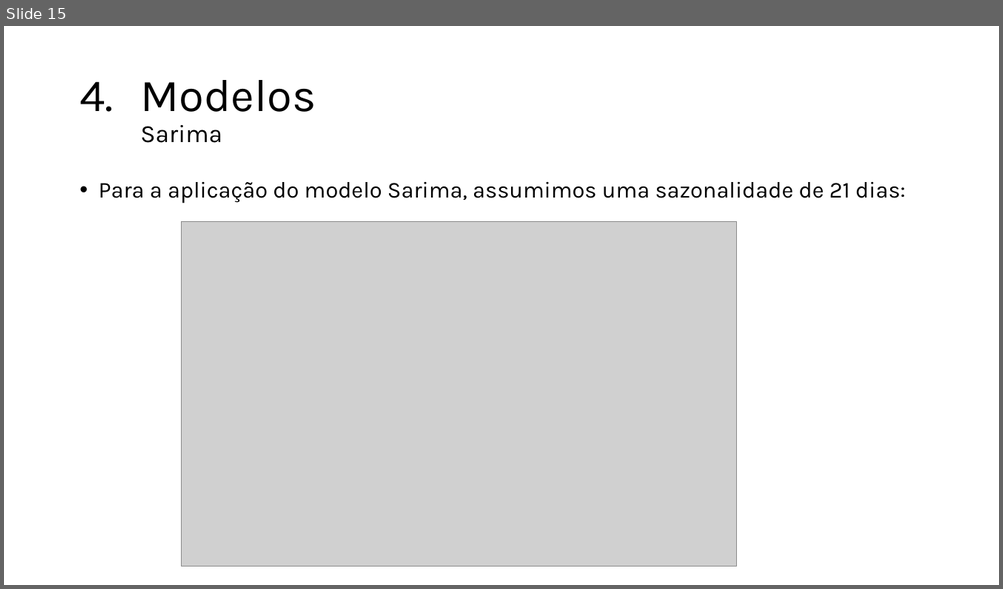
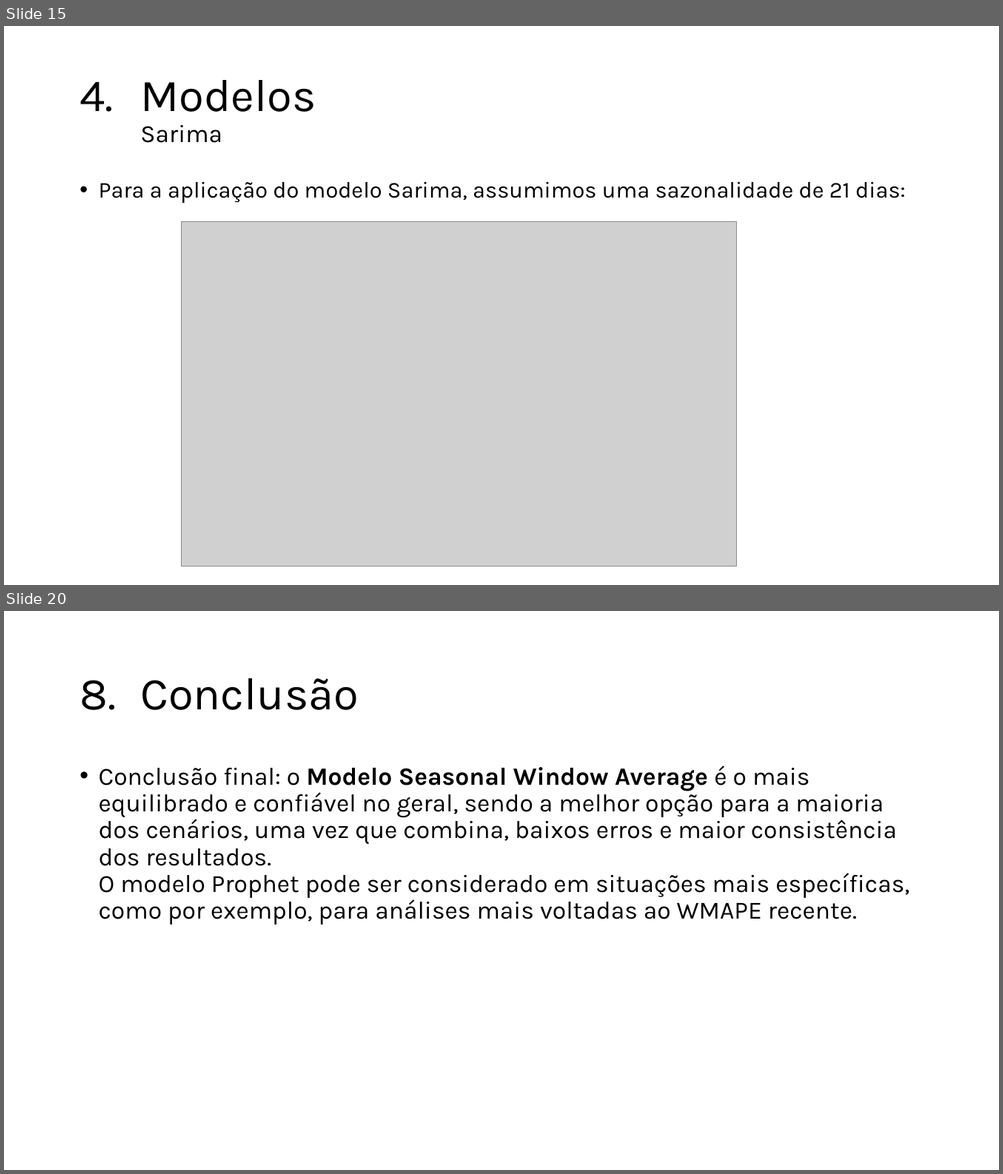
Before and after one commit to jdlmauricio/techalleg_fase_2, a slide deck: Tech Challenge 2.pptx. Shown one above the other, each under a label of ours: slide 15 before the commit, slides 15 and 20 after it; the slides between them are not shown. The pictures are 1003x589 and 1003x1174 pixels, drawn with LibreOffice and Linux fonts; fonts in the diff are those of the drawing; grey boxes stand for pictures; background and template pictures are left out. Boxes give left, top, right and bottom in pixels: in the first picture for what was removed or moved away, otherwise in the second. Text is boxed around its words. In the diff, an @@ line names an element or a change of style, - is before the commit and + after.

```diff
--- a/Tech Challenge 2.pptx
+++ b/Tech Challenge 2.pptx
@@ slide 20 added at [4, 611, 999, 1170], background picture (left out) @@
@@ title added at [140, 678, 358, 710], 44 pt, text #000000 @@
+8. Conclusão
@@ text added at [99, 766, 909, 925], 24 pt, text #000000 @@
+• Conclusão final: o Modelo Seasonal Window Average é o mais equilibrado e confiável no geral, sendo a melhor opção para a maioria dos cenários, uma vez que combina, baixos erros e maior consistência dos resultados.
+  O modelo Prophet pode ser considerado em situações mais específicas, como por exemplo, para análises mais voltadas ao WMAPE recente.
```
Also in this commit, not shown: 5 slides changed, 2 other slides added, 7 slides removed.
